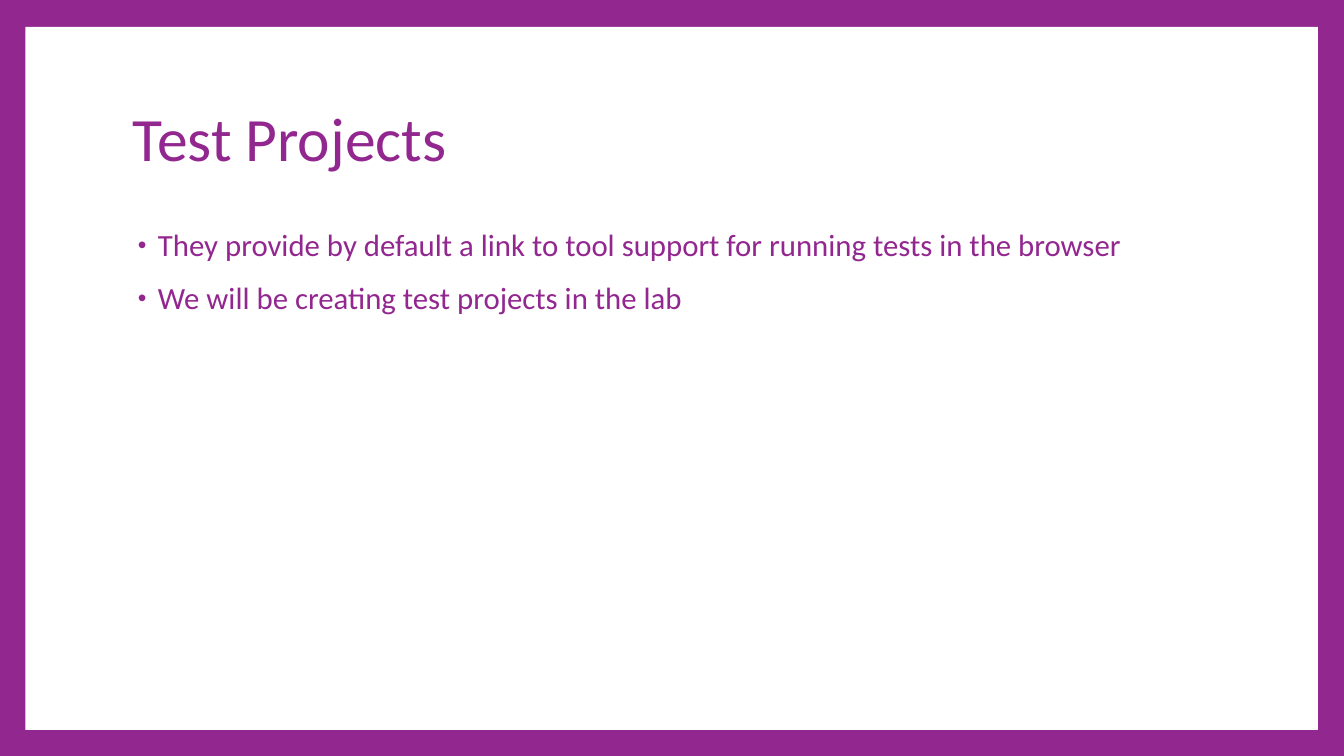
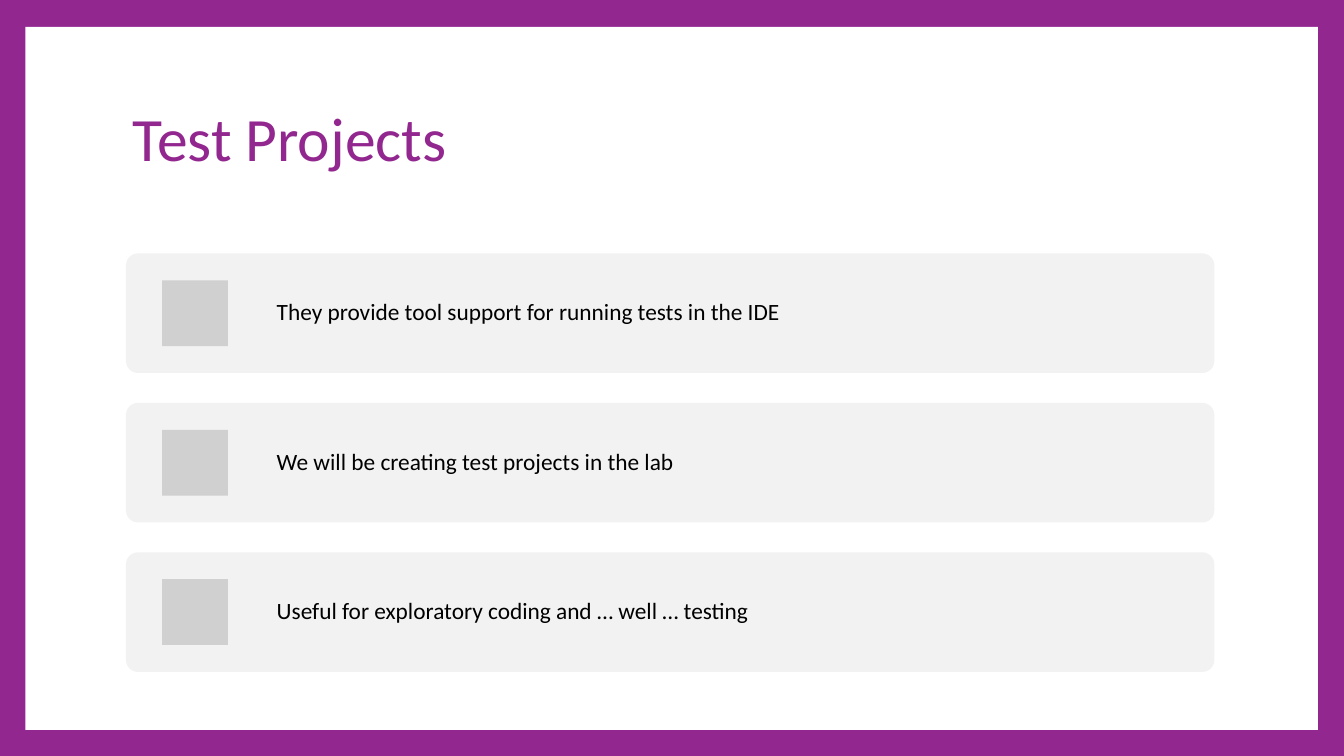
Before and after one commit to cdiggins/cs321, a slide deck: slide 5 of class-notes/cs321-winter-2023-lecture-3-strings.pptx. Drawn at 1344x756 pixels with LibreOffice and Linux fonts; fonts in the diff are those of the drawing; grey boxes stand for pictures. Boxes give left, top, right and bottom in pixels: in the first picture for what was removed or moved away, otherwise in the second. Text is boxed around its words. In the diff, an @@ line names an element or a change of style, - is before the commit and + after.

```diff
--- a/class-notes/cs321-winter-2023-lecture-3-strings.pptx
+++ b/class-notes/cs321-winter-2023-lecture-3-strings.pptx
@@ text removed at (x1=158, y1=234, x2=1120, y2=315) @@
-• They provide by default a link to tool support for running tests in the browser
-• We will be creating test projects in the lab
@@ group added at (x1=126, y1=253, x2=1215, y2=672): 3 rounded rectangles, 3 pictures, 3 texts @@
+They provide tool support for running tests in the IDE
+We will be creating test projects in the lab
+Useful for exploratory coding and … well … testing
```
Also in this commit, not shown: 7 other slides changed, 24 slides added, 1 slide removed, 3 other files.
